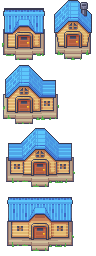
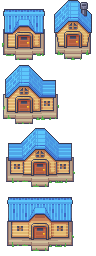
Layer changes from the first 96×256 image to the second:
painted on "Lager" over (4, 8, 44, 9)
